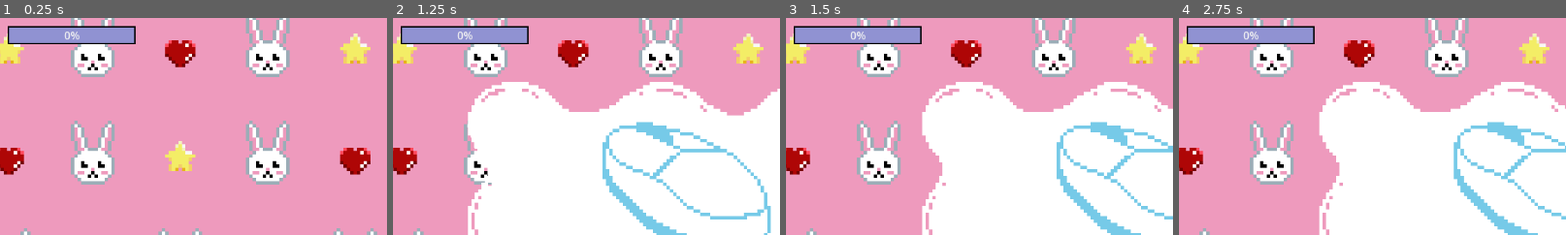
Above: before the commit, frames 1-4 (left to right).
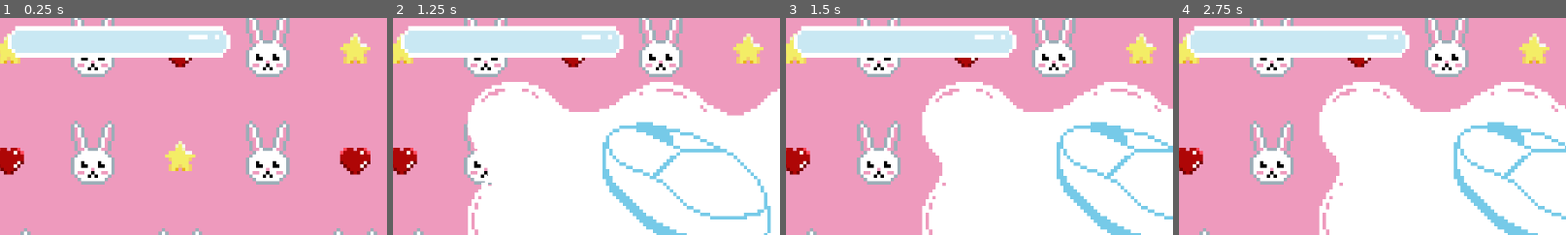
Above: after the commit, the same moments.

Repository: Area9579/TrickTape
Game: Godot game, scene res://Main/game_main.tscn
The game is run twice, just before and just after one commit, with the same random seed, the same clock (stepped at 60 frames per second) and the same inputs.
Inputs (mouse positions are % of the whole screen's width and height, from its top left):
- Up to frame 1 (0.25 s): no input
- Up to frame 2 (1.25 s): tap Enter at 0.5 s; move the mouse to (72, 45) at 0.52 s; tap Space (NewTapePosition) at 0.6 s
- Up to frame 3 (1.5 s): move the mouse to (30, 55) at 1.27 s; click (30, 55) at 1.35 s
- Up to frame 4 (2.75 s): move the mouse to (60, 28) at 2.02 s; tap Space (NewTapePosition) at 2.1 s
The pictures show only the part of the screen within x 3-53%, y 4-54%; the shares and areas given below are measured in that part.

The runs differ from the first frame. In frame 1, 8.1% of the frame differs, in the area x 2-60%, y 3-19%; in frame 2, 8.1%; in frame 3, 8.1%; in frame 4, 8.1%.

Commit message:
Coverage Bar

Diff:
--- a/new-game-project/Coverage Bar/CoverageBar.tscn
+++ b/new-game-project/Coverage Bar/CoverageBar.tscn
@@ -1,14 +1,9 @@
 [gd_scene format=3 uid="uid://d2owqylhcsx4k"]
 
 [ext_resource type="Script" uid="uid://dnkr64duo8g2u" path="res://Coverage Bar/coverage_bar.gd" id="1_d47a3"]
-
-[sub_resource type="StyleBoxFlat" id="StyleBoxFlat_d47a3"]
-bg_color = Color(0.5646203, 0.5727526, 0.82196534, 1)
-border_width_left = 2
-border_width_top = 2
-border_width_right = 2
-border_width_bottom = 2
-border_color = Color(0, 0, 0, 1)
+[ext_resource type="Texture2D" uid="uid://dxsojo46kgm5f" path="res://Coverage Bar/backgroud.png" id="2_fh6xo"]
+[ext_resource type="Texture2D" uid="uid://lwu6wpdu27d0" path="res://Coverage Bar/Warioware_complete_bar.png" id="2_ixqgb"]
+[ext_resource type="Texture2D" uid="uid://cv71li1bd8q2i" path="res://Coverage Bar/fill.png" id="3_fh6xo"]
 
 [node name="CoverageBar" type="Control" unique_id=1594946723]
 layout_mode = 3
@@ -21,9 +16,12 @@
 
 [node name="CanvasLayer" type="CanvasLayer" parent="." unique_id=927460642]
 
-[node name="ProgressBar" type="ProgressBar" parent="CanvasLayer" unique_id=909633461]
+[node name="ProgressBar" type="TextureProgressBar" parent="CanvasLayer" unique_id=1982439895]
 offset_left = 49.0
 offset_top = 41.0
-offset_right = 239.0
-offset_bottom = 68.0
-theme_override_styles/background = SubResource("StyleBoxFlat_d47a3")
+offset_right = 379.74072
+offset_bottom = 88.0
+nine_patch_stretch = true
+texture_under = ExtResource("2_fh6xo")
+texture_over = ExtResource("2_ixqgb")
+texture_progress = ExtResource("3_fh6xo")
--- a/new-game-project/Coverage Bar/coverage_bar.gd
+++ b/new-game-project/Coverage Bar/coverage_bar.gd
@@ -1,6 +1,7 @@
 extends Control
 
-@onready var progress_bar: ProgressBar = $CanvasLayer/ProgressBar
+#@onready var progress_bar: ProgressBar = $CanvasLayer/ProgressBar
+@onready var progress_bar: TextureProgressBar = $CanvasLayer/ProgressBar
 
 var spinner : Node
 
Binary file added: new-game-project/Coverage Bar/Warioware_complete_bar.png
Not shown, added: new-game-project/Coverage Bar/Warioware_complete_bar.png.import
Binary file added: new-game-project/Coverage Bar/backgroud.png
Not shown, added: new-game-project/Coverage Bar/backgroud.png.import
Binary file added: new-game-project/Coverage Bar/fill.png
Not shown, added: new-game-project/Coverage Bar/fill.png.import
